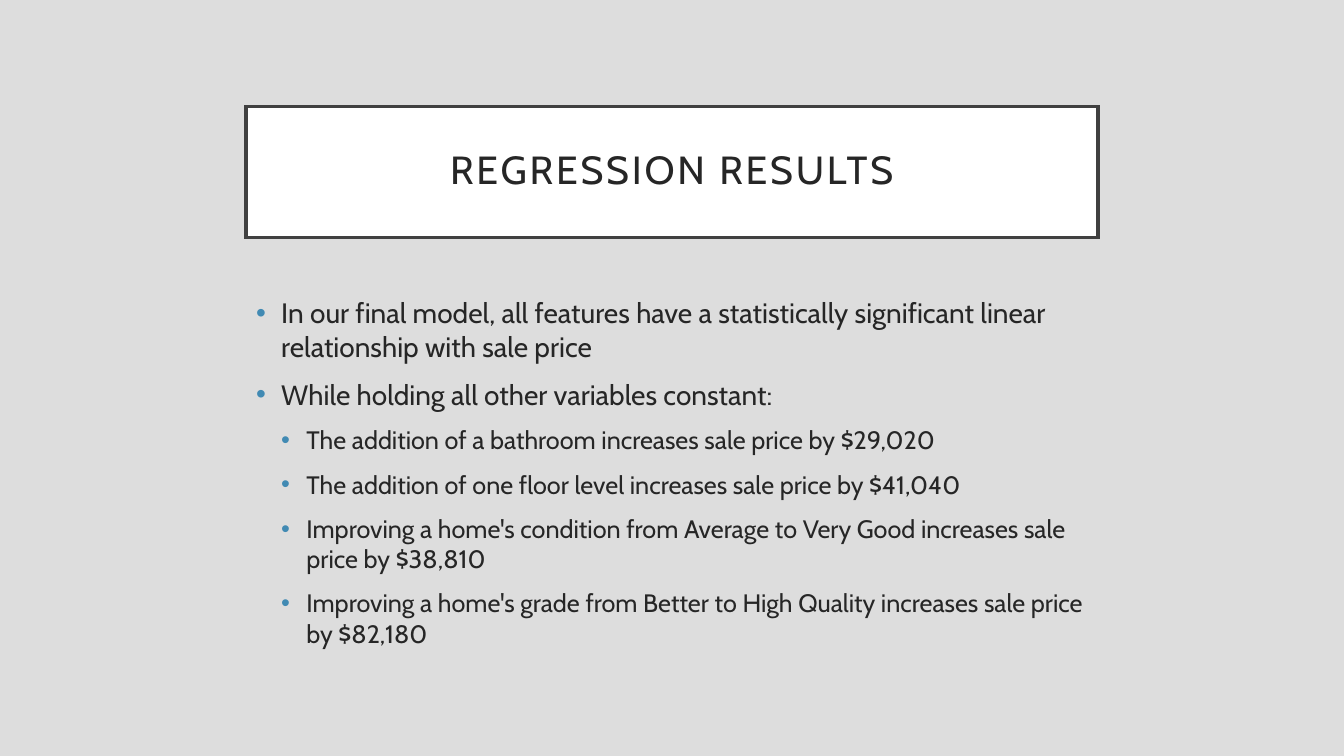
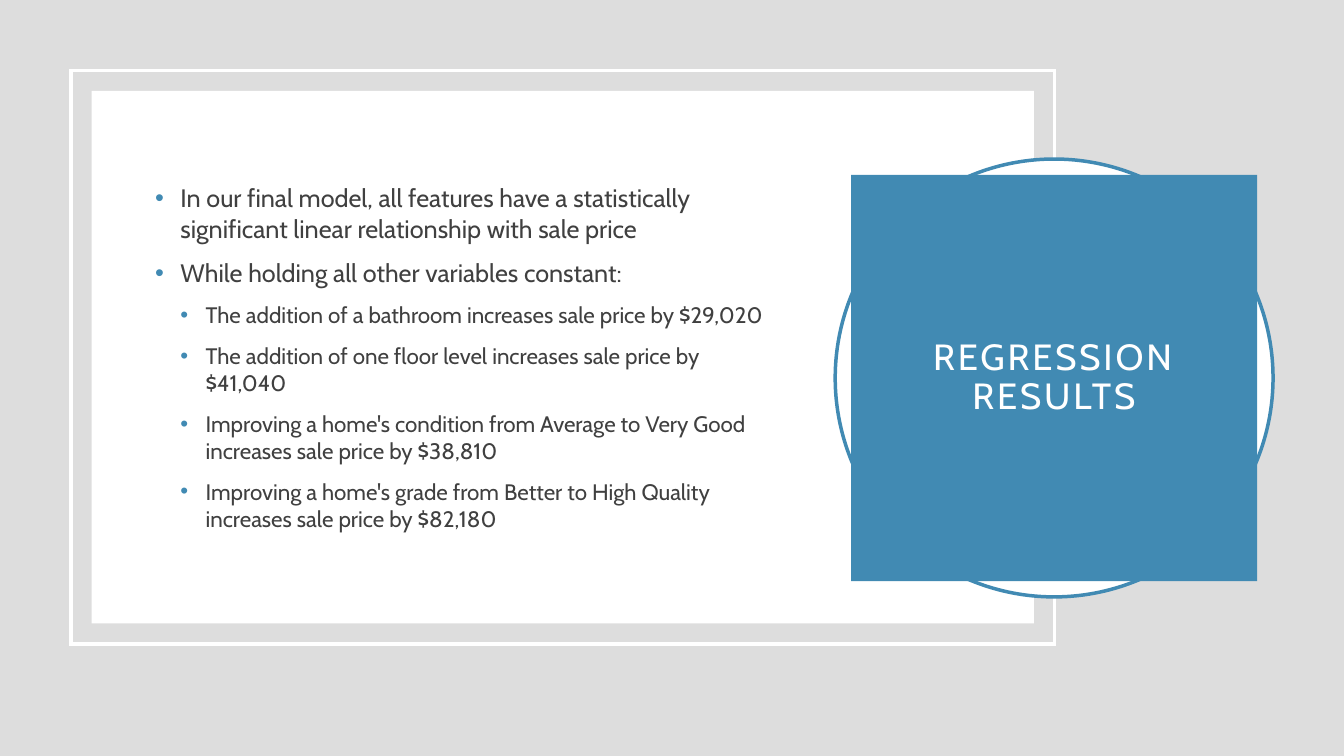
Before and after one commit to rfb-vibe/multiple-linear-regression-project, a slide deck: slide 8 of phase-2-project.pptx (slide 5 before the commit). Drawn at 1344x756 pixels with LibreOffice and Linux fonts; fonts in the diff are those of the drawing. Boxes give left, top, right and bottom in pixels: in the first picture for what was removed or moved away, otherwise in the second. Text is boxed around its words. In the diff, an @@ line names an element or a change of style, - is before the commit and + after.

```diff
--- a/phase-2-project.pptx
+++ b/phase-2-project.pptx
@@ rectangle added at (71, 71, 1055, 644), outline #FFFFFF 2.5 pt @@
@@ rectangle added at (92, 91, 1034, 623), fill #FFFFFF @@
@@ text "In our final model, all ...": place and size @@
-text "In our final model, all ..." at (281, 302, 1083, 649)
+text "In our final model, all ..." at (180, 188, 762, 533)
@@ text "In our final model, all ..." at (180, 188, 762, 533): size 20 to 18 pt in "In our final model, all features have ...", "While holding all other variables constant:"; text colour #262626 to #404040; size 18 to 16 pt in "The addition of a bathroom increases sale ...", "The addition of one floor level increases ...", "Improving a home's condition from Average to ...", "Improving a home's grade from Better to ..."; vertical alignment top to middle @@
@@ ellipse added at (836, 159, 1273, 597), fill #FFFFFF, outline #418AB3 2.5 pt @@
@@ title "REGRESSION RESULTS": place and size @@
-title "REGRESSION RESULTS" at (246, 106, 1098, 237)
+title "REGRESSION RESULTS" at (851, 175, 1257, 582)
@@ title "REGRESSION RESULTS" at (851, 175, 1257, 582): size 28 to 26 pt, text colour #262626 to #FFFFFF; fill #FFFFFF to #418AB3; outline #404040 2.5 pt to none @@
```
Also in this commit, not shown: 6 other slides changed, 3 slides added, 4 other files.
